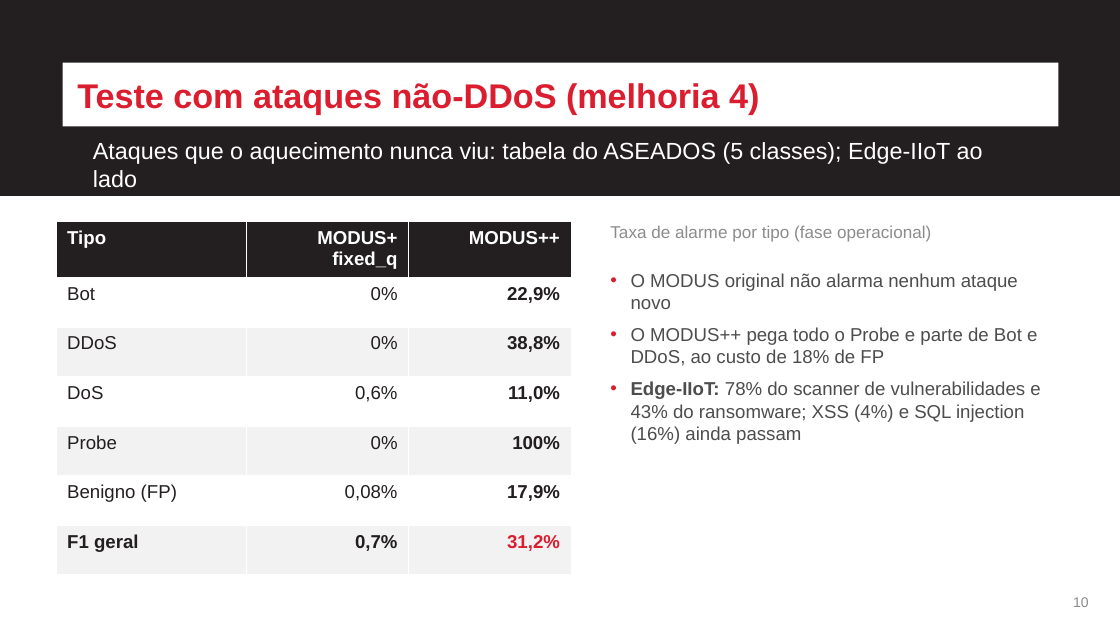
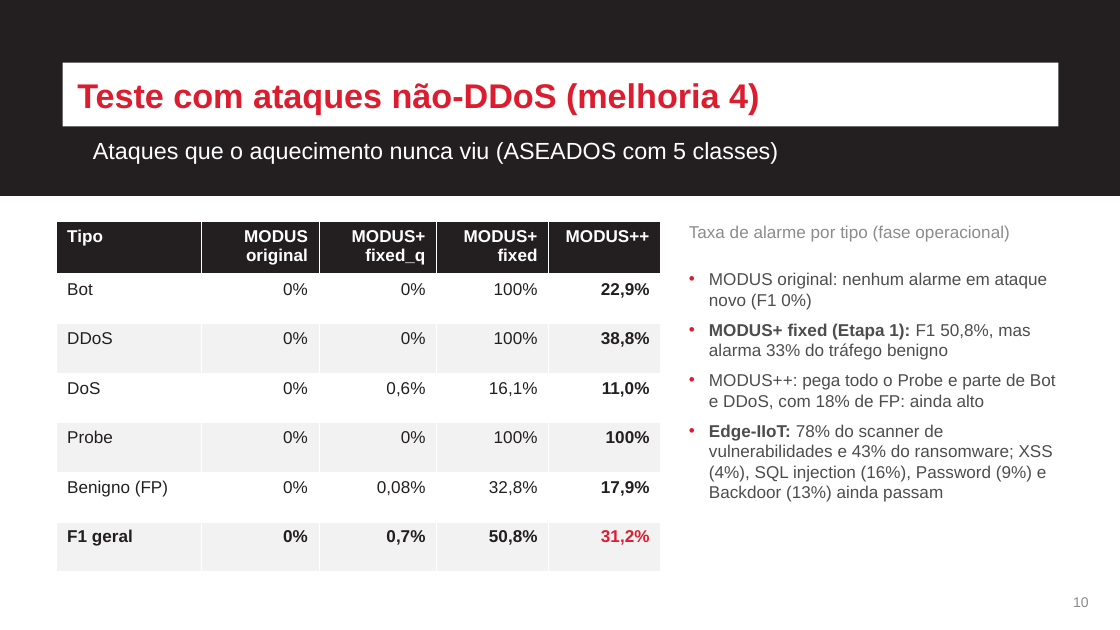
Before and after one commit to pedro664/replicacao-modus, a slide deck: slide 10 of Replicacao_MODUS_CIn_Etapa2.pptx. Drawn at 1120x630 pixels with LibreOffice and Linux fonts; fonts in the diff are those of the drawing. Boxes give left, top, right and bottom in pixels: in the first picture for what was removed or moved away, otherwise in the second. Text is boxed around its words. In the diff, an @@ line names an element or a change of style, - is before the commit and + after.

```diff
--- a/Replicacao_MODUS_CIn_Etapa2.pptx
+++ b/Replicacao_MODUS_CIn_Etapa2.pptx
@@ text at (93, 142, 778, 164): text changed @@
-Ataques que o aquecimento nunca viu: tabela do ASEADOS (5 classes); Edge-IIoT ao lado
+Ataques que o aquecimento nunca viu (ASEADOS com 5 classes)
@@ table at (56, 222, 661, 569) @@
+column 2: MODUS original | 0% | 0% | 0% | 0% | 0% | 0%
+column 4: MODUS+ fixed | 100% | 100% | 16,1% | 100% | 32,8% | 50,8%
@@ table: place and size @@
-table at (56, 222, 571, 569)
+table at (56, 222, 661, 569)
@@ text "Taxa de alarme por tipo ...": place and size @@
-text "Taxa de alarme por tipo ..." at (610, 225, 931, 242)
+text "Taxa de alarme por tipo ..." at (689, 225, 1009, 242)
@@ text at (709, 272, 1056, 502): text changed; size 12 to 11 pt @@
-• O MODUS original não alarma nenhum ataque novo
-• O MODUS++ pega todo o Probe e parte de Bot e DDoS, ao custo de 18% de FP
-• Edge-IIoT: 78% do scanner de vulnerabilidades e 43% do ransomware; XSS (4%) e SQL injection (16%) ainda passam
+• MODUS original: nenhum alarme em ataque novo (F1 0%)
+• MODUS+ fixed (Etapa 1): F1 50,8%, mas alarma 33% do tráfego benigno
+• MODUS++: pega todo o Probe e parte de Bot e DDoS, com 18% de FP: ainda alto
+• Edge-IIoT: 78% do scanner de vulnerabilidades e 43% do ransomware; XSS (4%), SQL injection (16%), Password (9%) e Backdoor (13%) ainda passam
```
Also in this commit, not shown: 6 other slides changed, 1 slide added, 1 other file.
